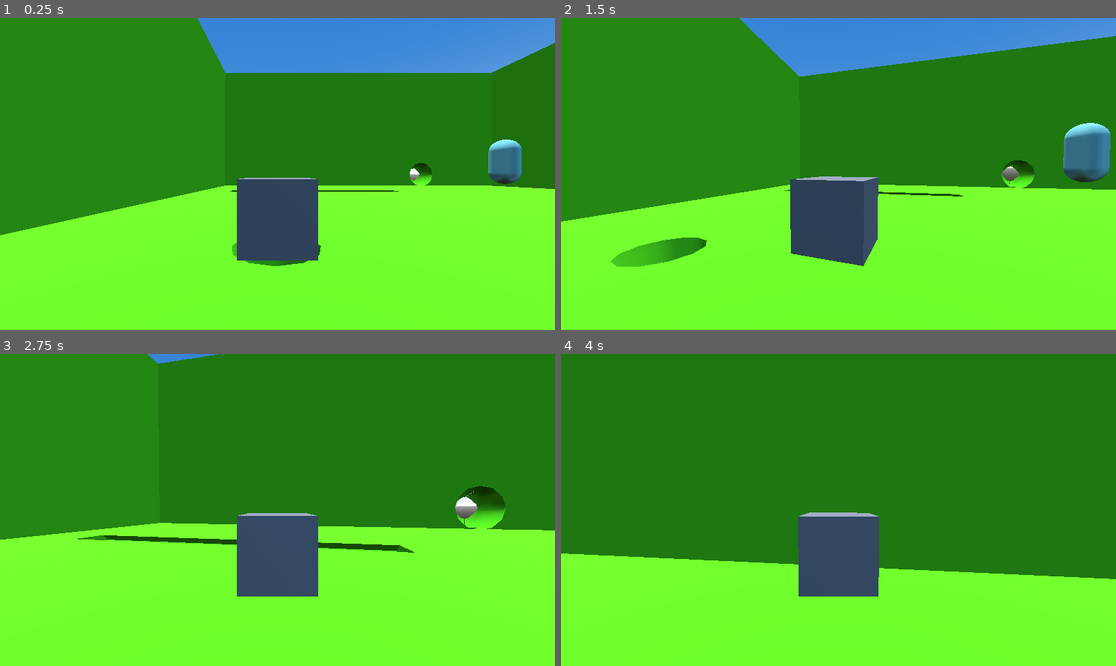
Above: before the commit, frames 1-4 (two rows, left to right).
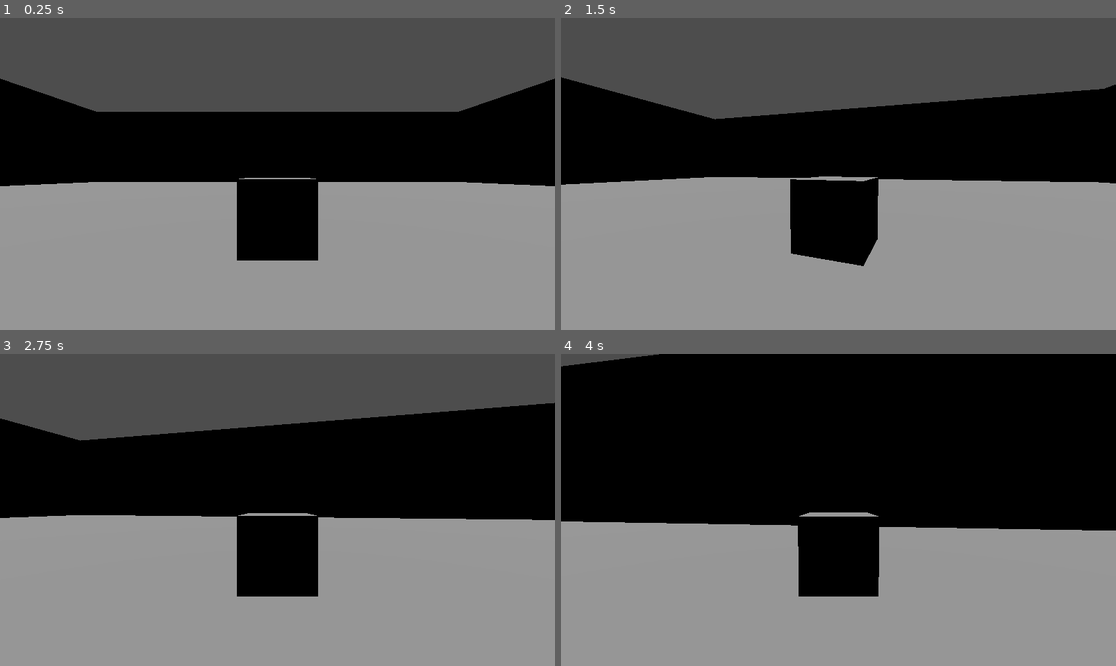
Above: after the commit, the same moments.

Repository: IMKarhu/GMTK2024
Game: Godot game, scene res://scenes/Playables/MyScene.tscn
Same seed, same stepped clock (60 frames per second), same inputs: the game is played once before the commit and once after it. Before the commit the project starts from res://scenes/Playables/Level1.tscn.
Inputs (mouse positions are in pixels of both pictures, inside the frame that each line leads up to):
- Up to frame 1 (0.25 s): no input
- Up to frame 2 (1.5 s): move the mouse to (960, 158) at 0.52 s; hold D (move_right) 0.53-1.28 s; hold E (interact) 0.53-1.28 s; click (960, 158) at 0.67 s; tap Space (jump) at 0.77 s; move the mouse to (810, 174) at 1.27 s; hold W (move_forward) from 1.28 s (still down); tap E (interact) at 1.35 s
- Up to frame 3 (2.75 s): keep holding W (move_forward); tap Space (jump) at 1.52 s; move the mouse to (288, 503) at 2.02 s; hold E (interact) from 2.03 s (still down)
- Up to frame 4 (4 s): keep holding W (move_forward); move the mouse to (832, 516) at 2.77 s; release E (interact) at 2.78 s; tap E (interact) at 2.85 s; tap Space (jump) at 3.02, 3.77 s; move the mouse to (877, 513) at 3.52 s; hold E (interact) from 3.53 s (still down)

The runs differ from the first frame. In frame 1, 100% of the frame differs, in the area x 0-100%, y 0-100%; in frame 2, 100%; in frame 3, 100%; in frame 4, 100%.

Commit message:
Add button maybe yes

Diff:
--- a/OnlyDown/project.godot
+++ b/OnlyDown/project.godot
@@ -11,7 +11,7 @@
 [application]
 
 config/name="Gmtk 2024"
-run/main_scene="res://scenes/Playables/Level1.tscn"
+run/main_scene="res://scenes/Playables/MyScene.tscn"
 config/features=PackedStringArray("4.2", "Forward Plus")
 config/icon="res://icon.svg"
 
--- /dev/null
+++ b/OnlyDown/scenes/Button.tscn
@@ -0,0 +1,22 @@
+[gd_scene load_steps=4 format=3 uid="uid://dej1gkscseh0b"]
+
+[sub_resource type="BoxMesh" id="BoxMesh_jcgwj"]
+
+[sub_resource type="BoxMesh" id="BoxMesh_8tu13"]
+
+[sub_resource type="BoxShape3D" id="BoxShape3D_fpsef"]
+
+[node name="Button" type="StaticBody3D"]
+collision_layer = 2
+
+[node name="Button" type="MeshInstance3D" parent="."]
+transform = Transform3D(0.289536, 0, 0, 0, 0.254347, 0, 0, 0, 0.100709, 0, 0, 0)
+mesh = SubResource("BoxMesh_jcgwj")
+
+[node name="ButtonCase" type="MeshInstance3D" parent="."]
+mesh = SubResource("BoxMesh_8tu13")
+
+[node name="CollisionShape3D" type="CollisionShape3D" parent="."]
+shape = SubResource("BoxShape3D_fpsef")
+
+[node name="Sprite3D" type="Sprite3D" parent="."]
--- a/OnlyDown/scenes/Playables/MyScene.tscn
+++ b/OnlyDown/scenes/Playables/MyScene.tscn
@@ -1,7 +1,8 @@
-[gd_scene load_steps=9 format=3 uid="uid://b4ri1tn737d6c"]
+[gd_scene load_steps=10 format=3 uid="uid://b4ri1tn737d6c"]
 
 [ext_resource type="PackedScene" uid="uid://ld53tljlh81y" path="res://scenes/Player.tscn" id="1_o8s5f"]
 [ext_resource type="PackedScene" uid="uid://b7opgnj3e2v7m" path="res://scenes/Inteactable.tscn" id="2_ceek3"]
+[ext_resource type="PackedScene" uid="uid://dej1gkscseh0b" path="res://scenes/Button.tscn" id="4_hdm3y"]
 [ext_resource type="PackedScene" uid="uid://dvbmnd1oo1ddc" path="res://scenes/Floor.tscn" id="4_jpn8l"]
 
 [sub_resource type="BoxMesh" id="BoxMesh_6ofnf"]
@@ -75,3 +76,6 @@
 [node name="Inteactable3" parent="." instance=ExtResource("2_ceek3")]
 transform = Transform3D(1, 0, 0, 0, 1, 0, 0, 0, 1, 0.0456896, 1, -7.62502)
 mesh = SubResource("CylinderMesh_ar1be")
+
+[node name="Button" parent="." instance=ExtResource("4_hdm3y")]
+transform = Transform3D(1, 0, 0, 0, 1, 0, 0, 0, 1, -9.4952, 2.2997, 0)
--- /dev/null
+++ b/OnlyDown/src/Button.gd
@@ -0,0 +1,28 @@
+class_name Button3D extends StaticBody3D
+
+
+# Called when the node enters the scene tree for the first time.
+func _ready():
+	connect("input_event", self, "_on_Button3D_input_event")
+	$Viewport/Button.connect("toggled", self, "_on_Button_toggled")
+	$Viewport/Button.connect("pressed", self, "_on_Button_pressed").
+
+
+# Called every frame. 'delta' is the elapsed time since the previous frame.
+func _process(delta):
+	pass
+
+
+func _on_Button3D_input_event(_camera, event, _position, _normal, _shape_idx):
+	if event is InputEventMouseButton:
+		if event.pressed:
+			$Viewport/Button.emit_signal("pressed")
+			$Viewport/Button.set_pressed(true)
+		else:
+			$Viewport/Button.set_pressed(false)
+
+func _on_Button_pressed():
+	print("pressed")
+
+func _on_Button_toggled(button_pressed):
+	print("toggled " + button_pressed )
